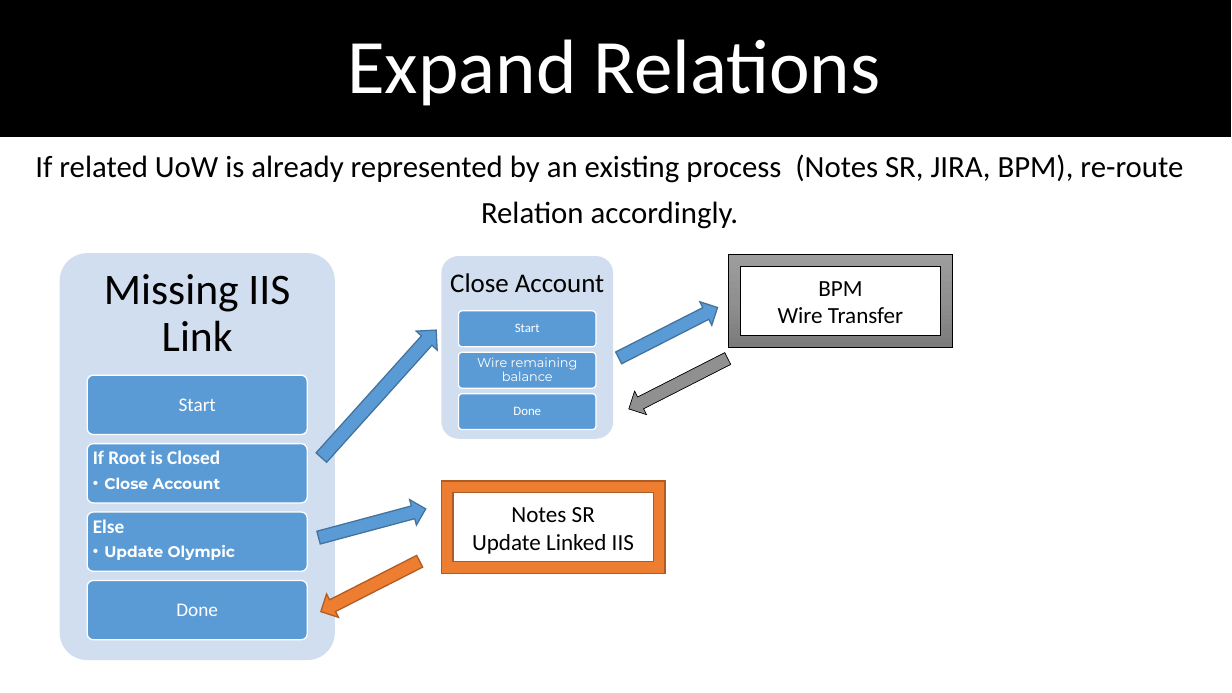
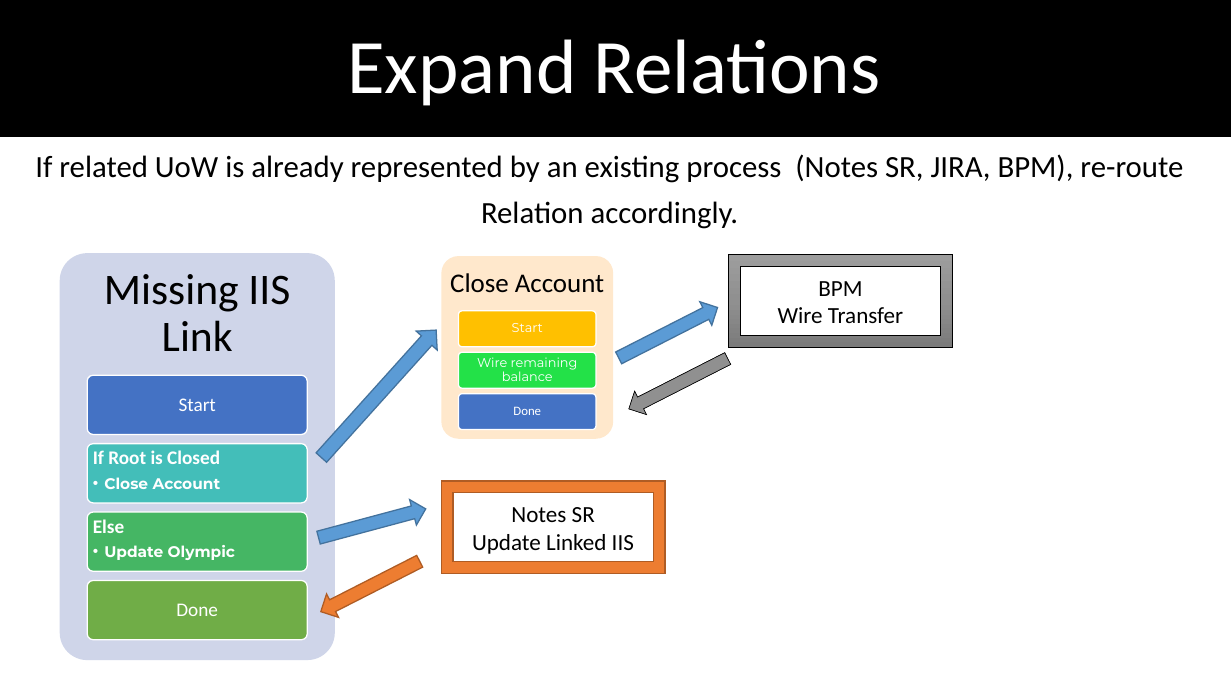
Before and after one commit to dimokgit/ICE, a slide deck: slide 8 of UnitOfWork.pptx. Drawn at 1232x693 pixels with LibreOffice and Linux fonts; fonts in the diff are those of the drawing. Boxes give left, top, right and bottom in pixels: in the first picture for what was removed or moved away, otherwise in the second. Text is boxed around its words. In the diff, an @@ line names an element or a change of style, - is before the commit and + after.

```diff
--- a/UnitOfWork.pptx
+++ b/UnitOfWork.pptx
@@ rounded rectangle at bbox=[60, 253, 335, 660]: fill #D2DEEF to #CFD5EA @@
@@ rounded rectangle at bbox=[442, 256, 614, 439]: fill #D2DEEF to #FFE8CC @@
@@ rounded rectangle at bbox=[458, 311, 596, 347]: fill #5B9BD5 to #FFC000 @@
@@ text "Start" at bbox=[512, 323, 543, 332]: font Calibri to Montserrat @@
@@ rounded rectangle at bbox=[458, 352, 596, 388]: fill #5B9BD5 to #23E148 @@
@@ rounded rectangle at bbox=[87, 375, 307, 434]: fill #5B9BD5 to #4472C4 @@
@@ rounded rectangle at bbox=[458, 394, 596, 430]: fill #5B9BD5 to #4472C4 @@
@@ rounded rectangle at bbox=[87, 444, 307, 503]: fill #5B9BD5 to #43BEB9 @@
@@ rounded rectangle at bbox=[87, 512, 307, 571]: fill #5B9BD5 to #45B664 @@
@@ rounded rectangle at bbox=[87, 580, 307, 640]: fill #5B9BD5 to #70AD47 @@
```
Also in this commit, not shown: 6 other slides changed, 1 slide added, 1 slide removed.
